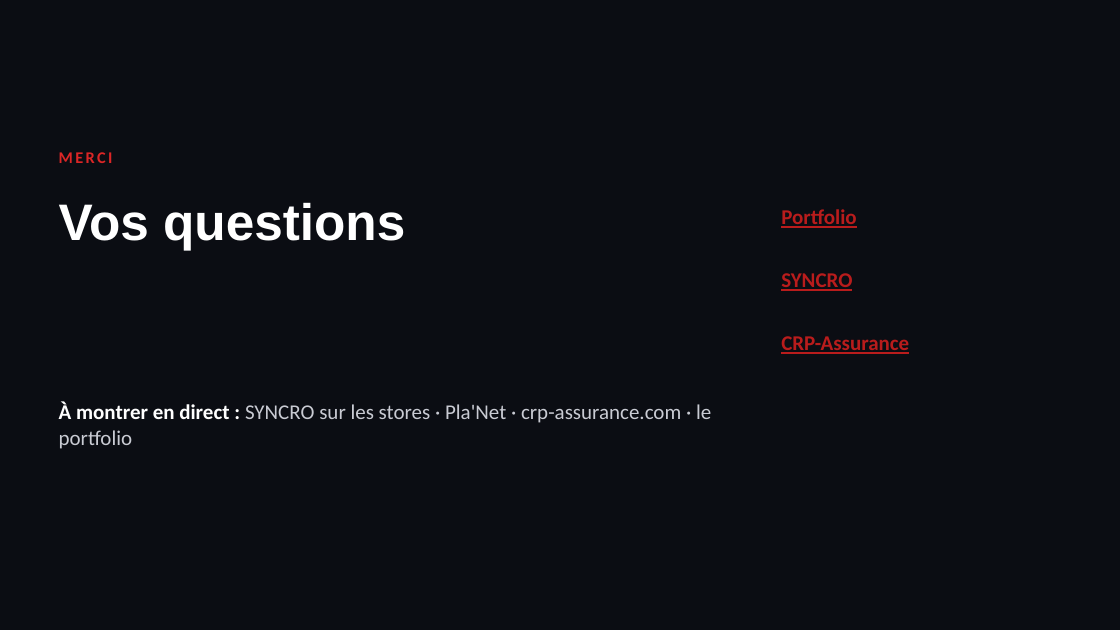
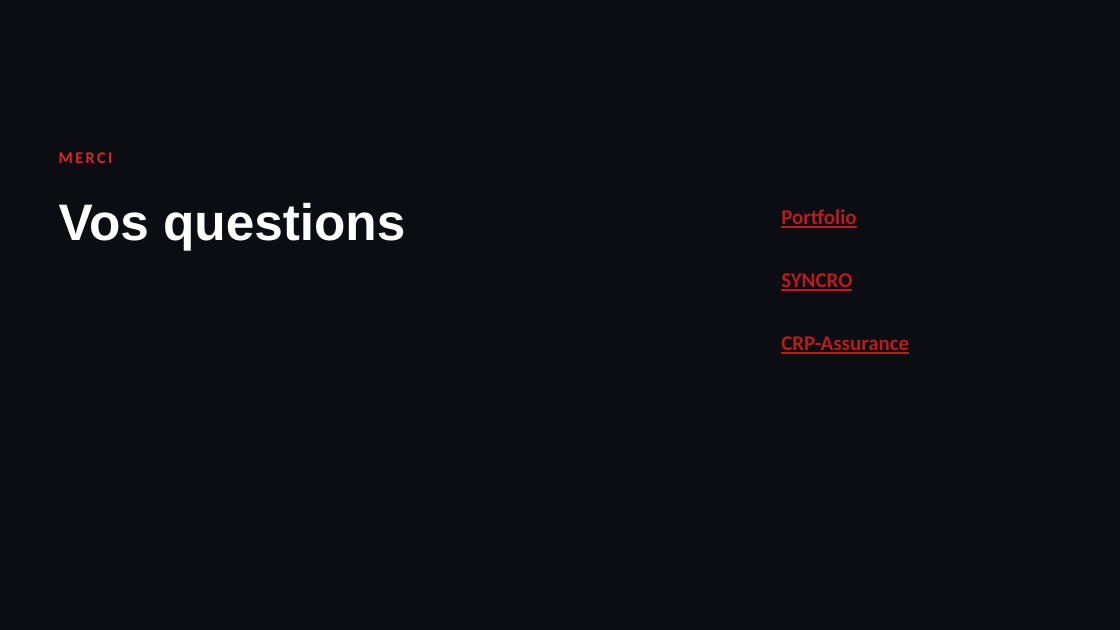
Before and after one commit to dorianpachot-create/portefollio, a slide deck: slide 15 of assets/presentation/Presentation_E5_Dorian_Pachot.pptx. Drawn at 1120x630 pixels with LibreOffice and Linux fonts; fonts in the diff are those of the drawing. Boxes give left, top, right and bottom in pixels: in the first picture for what was removed or moved away, otherwise in the second. Text is boxed around its words. In the diff, an @@ line names an element or a change of style, - is before the commit and + after.

```diff
--- a/assets/presentation/Presentation_E5_Dorian_Pachot.pptx
+++ b/assets/presentation/Presentation_E5_Dorian_Pachot.pptx
@@ text removed at bbox=[59, 402, 711, 449] @@
-À montrer en direct : SYNCRO sur les stores · Pla'Net · crp-assurance.com · le portfolio
```
Also in this commit, not shown: 1 other file.
